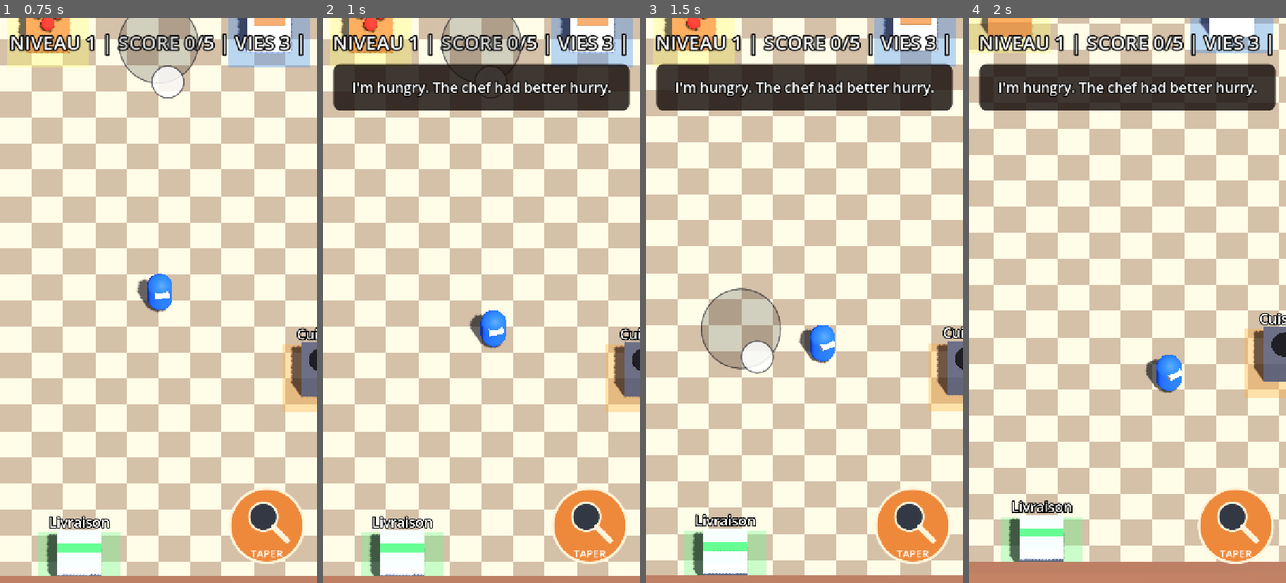
Above: before the commit, frames 1-4 (left to right).
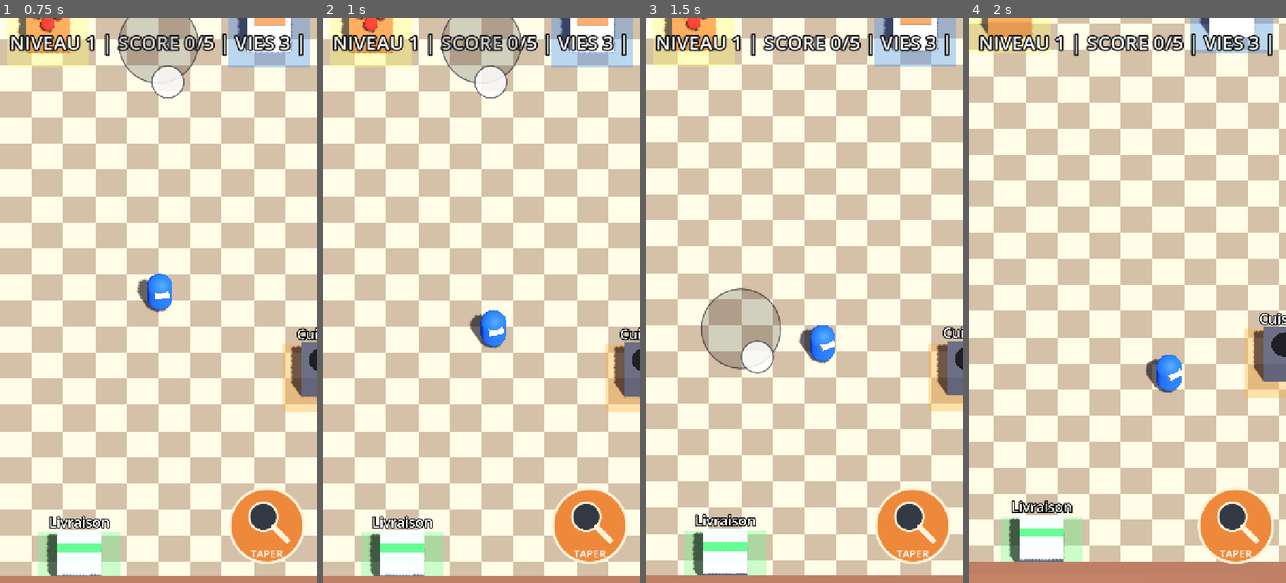
Above: after the commit, the same moments.

Repository: RayaneChCh-dev/Ratoir
Game: Godot game, scene res://scenes/main.tscn
Same seed, same stepped clock (60 frames per second), same inputs: the game is played once before the commit and once after it.
Inputs (mouse positions are in pixels of both pictures, inside the frame that each line leads up to):
- Up to frame 1 (0.75 s): tap Enter at 0.5 s; drag from (158, 40) to (190, 176) at 0.52 s
- Up to frame 2 (1 s): no input
- Up to frame 3 (1.5 s): drag from (741, 328) to (788, 413) at 1.27 s
- Up to frame 4 (2 s): no input

Frame 1 is identical in both runs. In frame 2, 7.7% of the frame differs, in the area x 3-97%, y 8-17%; in frame 3, 7.7%; in frame 4, 7.7%.

Commit message:
Retire la bulle de texte du critique.
La voix reste, sans sous-titre à l'écran.

Co-authored-by: Cursor <cursoragent@cursor.com>

Diff:
--- a/scripts/ai/commentator.gd
+++ b/scripts/ai/commentator.gd
@@ -35,8 +35,6 @@
 var _line_index := {}
 var _http: HTTPRequest
 var _player: AudioStreamPlayer
-var _panel: Panel
-var _label: Label
 var _hide_timer: Timer
 var _window_timer: Timer
 
@@ -61,7 +59,6 @@
 	_window_timer.timeout.connect(_on_window)
 	add_child(_window_timer)
 
-	_build_subtitle()
 	GameState.event_logged.connect(_on_event)
 	# F5 seul doit produire une voix : F6 est déjà le raccourci Godot « jouer la scène ».
 	get_tree().create_timer(0.8).timeout.connect(_speak_boot)
@@ -113,7 +110,6 @@
 
 
 func _request_voice(text: String) -> void:
-	_show_text(text)
 	print("critic: ", text)
 	if proxy_url.is_empty():
 		_hide_timer.start(TEXT_ONLY_SECONDS)
@@ -173,11 +169,6 @@
 	_hide_timer.start(SAFETY_SECONDS)
 
 
-func _show_text(text: String) -> void:
-	_label.text = text
-	_panel.visible = true
-
-
 func _on_voice_finished() -> void:
 	if not _playing_voice:
 		return
@@ -188,52 +179,12 @@
 func _on_line_done() -> void:
 	_busy = false
 	_playing_voice = false
-	_panel.visible = false
 	_hide_timer.stop()
 	if _pending.is_empty():
 		return
 	var batch: Array[Dictionary] = _pending.duplicate()
 	_pending.clear()
 	_speak_batch(batch)
-
-
-func _build_subtitle() -> void:
-	var layer := CanvasLayer.new()
-	layer.layer = 20
-	add_child(layer)
-
-	_panel = Panel.new()
-	_panel.mouse_filter = Control.MOUSE_FILTER_IGNORE
-	_panel.visible = false
-	_panel.set_anchors_preset(Control.PRESET_TOP_WIDE)
-	_panel.offset_left = 24
-	_panel.offset_right = -24
-	_panel.offset_top = 104
-	_panel.offset_bottom = 210
-	var style := StyleBoxFlat.new()
-	style.bg_color = Color(0.08, 0.05, 0.04, 0.82)
-	style.corner_radius_top_left = 16
-	style.corner_radius_top_right = 16
-	style.corner_radius_bottom_left = 16
-	style.corner_radius_bottom_right = 16
-	style.content_margin_left = 16
-	style.content_margin_right = 16
-	style.content_margin_top = 12
-	style.content_margin_bottom = 12
-	_panel.add_theme_stylebox_override("panel", style)
-	layer.add_child(_panel)
-
-	_label = Label.new()
-	_label.mouse_filter = Control.MOUSE_FILTER_IGNORE
-	_label.set_anchors_preset(Control.PRESET_FULL_RECT)
-	_label.horizontal_alignment = HORIZONTAL_ALIGNMENT_CENTER
-	_label.vertical_alignment = VERTICAL_ALIGNMENT_CENTER
-	_label.autowrap_mode = TextServer.AUTOWRAP_WORD_SMART
-	_label.add_theme_font_size_override("font_size", 32)
-	_label.add_theme_color_override("font_color", Color.WHITE)
-	_label.add_theme_color_override("font_outline_color", Color.BLACK)
-	_label.add_theme_constant_override("outline_size", 10)
-	_panel.add_child(_label)
 
 
 func _wav_stream(bytes: PackedByteArray) -> AudioStreamWAV:
Not shown, changed: README.md
